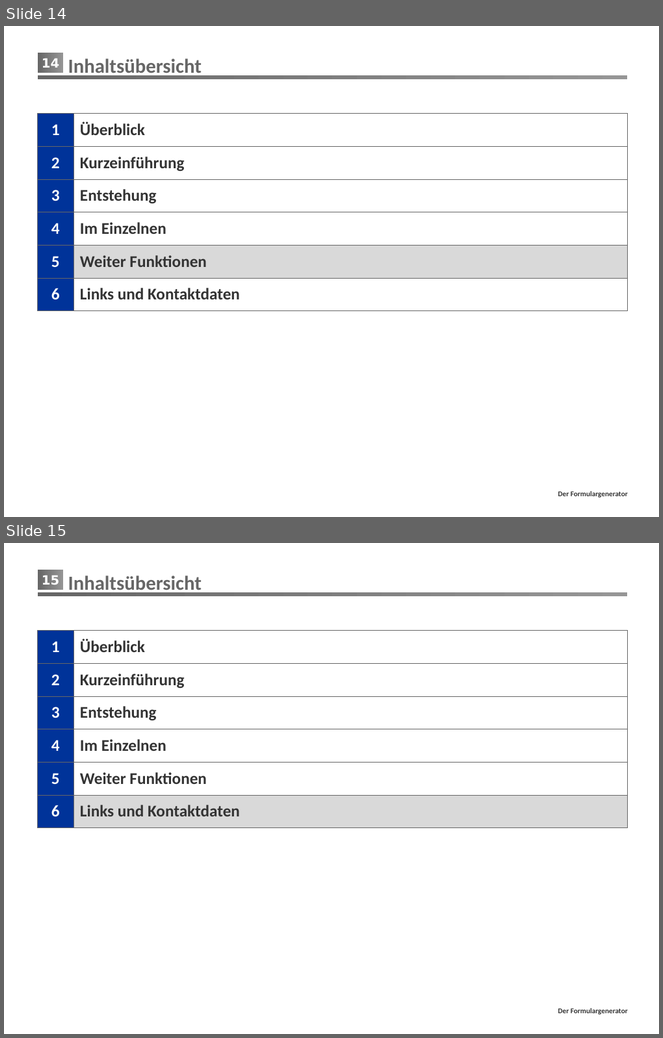
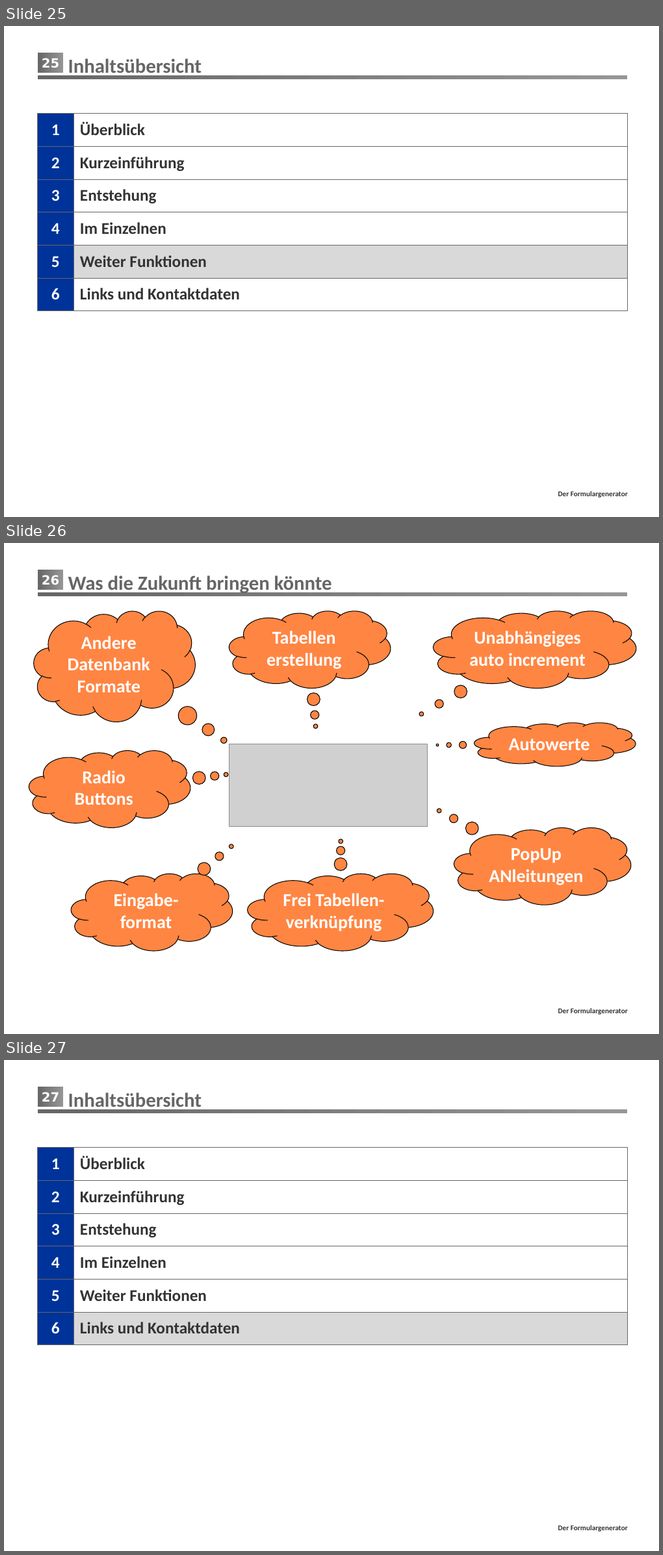
Before and after one commit to mrmorden74/formgen, a slide deck: Präsentation/FormGen.pptx. Shown one above the other, each under a label of ours: slides 14 and 15 before the commit, slides 25, 26 and 27 after it. The pictures are 663x1038 and 663x1555 pixels, drawn with LibreOffice and Linux fonts; fonts in the diff are those of the drawing; grey boxes stand for pictures; background and template pictures are left out. Boxes give left, top, right and bottom in pixels: in the first picture for what was removed or moved away, otherwise in the second. Text is boxed around its words. In the diff, an @@ line names an element or a change of style, - is before the commit and + after.

```diff
--- a/Präsentation/FormGen.pptx
+++ b/Präsentation/FormGen.pptx
@@ slide 26 added at (x1=4, y1=543, x2=659, y2=1034), background #FFFFFF; not listed: 3 template elements that a slide beside it also shows @@
@@ text added at (x1=68, y1=575, x2=332, y2=595), 22 pt, text #666666, bold @@
+Was die Zukunft bringen könnte
@@ thought cloud added at (x1=34, y1=611, x2=195, y2=722), fill #FF8542, outline #000000 0.75 pt, 20 pt, text #FFFFFF, bold @@
+Andere Datenbank Formate
@@ thought cloud added at (x1=230, y1=611, x2=391, y2=689), fill #FF8542, outline #000000 0.75 pt, 20 pt, text #FFFFFF, bold @@
+Tabellen erstellung
@@ thought cloud added at (x1=433, y1=611, x2=636, y2=689), fill #FF8542, outline #000000 0.75 pt, 20 pt, text #FFFFFF, bold @@
+Unabhängiges auto increment
@@ thought cloud added at (x1=475, y1=722, x2=636, y2=767), fill #FF8542, outline #000000 0.75 pt, 20 pt, text #FFFFFF, bold @@
+Autowerte
@@ thought cloud added at (x1=29, y1=751, x2=190, y2=828), fill #FF8542, outline #000000 0.75 pt, 20 pt, text #FFFFFF, bold @@
+Radio Buttons
@@ picture added at (x1=230, y1=744, x2=428, y2=826) @@
@@ thought cloud added at (x1=454, y1=828, x2=631, y2=905), fill #FF8542, outline #000000 0.75 pt, 20 pt, text #FFFFFF, bold @@
+PopUp ANleitungen
@@ thought cloud added at (x1=71, y1=874, x2=232, y2=951), fill #FF8542, outline #000000 0.75 pt, 20 pt, text #FFFFFF, bold @@
+Eingabe- format
@@ thought cloud added at (x1=248, y1=874, x2=434, y2=951), fill #FF8542, outline #000000 0.75 pt, 20 pt, text #FFFFFF, bold @@
+Frei Tabellen- verknüpfung
@@ what was slide 14 is now slide 25 @@
@@ page number at (x1=42, y1=58, x2=59, y2=68): text changed @@
-14
+25
@@ what was slide 15 is now slide 27 @@
@@ page number at (x1=42, y1=1092, x2=59, y2=1102): text changed @@
-15
+27
```
Also in this commit, not shown: 6 slides changed, 12 other slides added, 1 slide removed, 4 other files.
